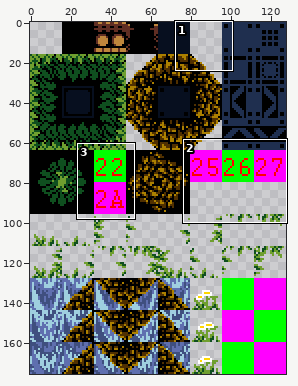
Edited in one commit: sprite sheet (img/ts_forest.png). The picture above shows the old version from afar; the outline marks the close-up.
Close-up. The starting point:
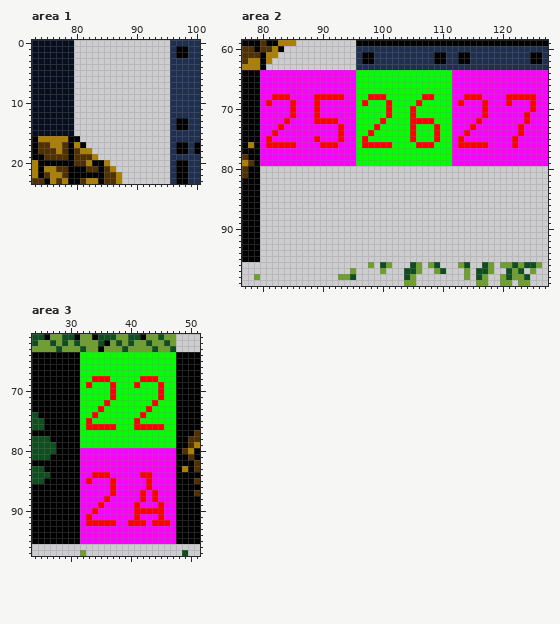
The file is 128x176 pixels. Shown: area 1: x 73..100, y 0..23; area 2: x 77..127, y 59..99; area 3: x 24..51, y 61..97.
New version:
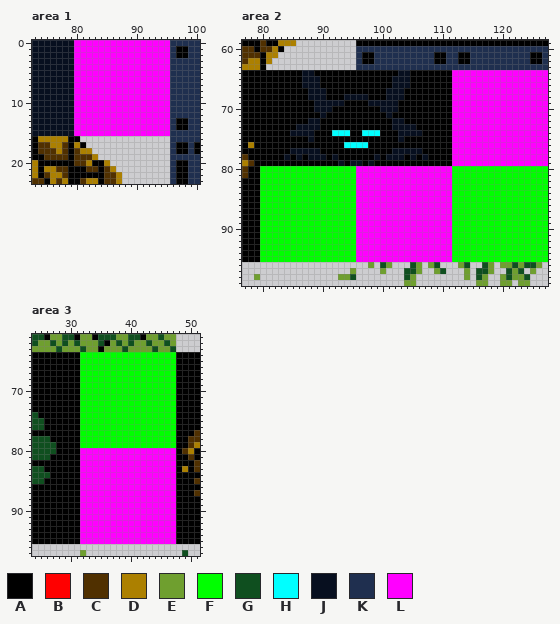
Palette (. is transparent): A #000000  B #ff0000  C #503000  D #ac8000  E #6f9f2f  F #00ff00  G #0f4f1f  H #00ffff  J #070f1f  K #1f2f4f  L #ff00ff
The exact change:
Changed rows in their new state; - is an unchanged pixel.
Area 1:
first column x 80:
 0 LLLLLLLLLLLLLLLL
 1 LLLLLLLLLLLLLLLL
 2 LLLLLLLLLLLLLLLL
 3 LLLLLLLLLLLLLLLL
 4 LLLLLLLLLLLLLLLL
 5 LLLLLLLLLLLLLLLL
 6 LLLLLLLLLLLLLLLL
 7 LLLLLLLLLLLLLLLL
 8 LLLLLLLLLLLLLLLL
 9 LLLLLLLLLLLLLLLL
10 LLLLLLLLLLLLLLLL
11 LLLLLLLLLLLLLLLL
12 LLLLLLLLLLLLLLLL
13 LLLLLLLLLLLLLLLL
14 LLLLLLLLLLLLLLLL
15 LLLLLLLLLLLLLLLL
Area 2:
first column x 80:
 64 AAAAAAAJJAAAAAAAAAAAAAAJJAAAAAAA----------------
 65 AAAAAAAJJJAAAAAAAAAAAAJJJAAAAAAA----------------
 66 AAAAAAAJJJAAAAAAAAAAAAJJJAAAAAAA----------------
 67 AAAAAAAAJJJAAAAAAAAAAJJJAAAAAAAA----------------
 68 AAAAAAAAJJJAAAJJJJAAAJJJAAAAAAAA--LLL----LLLLL--
 69 AAAAAAAAAJJJJJAAAAJJJJJAAAAAAAAA-L---L---L---L--
 70 AAAAAAAAAJJJAAAAAAAAJJJAAAAAAAAA-----L-------L--
 71 AAAAAAAAAAJAAAAAAAAAAJAAAAAAAAAA-----L------L---
 72 AAAAAAAAJJAAAAAAAAAAAAJJAAAAAAAA----L-------L---
 73 AAAAAAJJJJAAAAAAAAAAAAJJJJAAAAAA---L-------L----
 74 AAAAAJJJJAAAHHHAAHHHAAAJJJJAAAAA--L--------L----
 75 AAAAAAAAJAAAAAAAAAAAAAAJAAAAAAAA-L--------L-----
 76 AAAAAAAAAAAAAAHHHHAAAAAAAAAAAAAA-LLLLL----L-----
 77 AAAAAJJJJJAAAAAAAAAAAAJJJJJAAAAA----------------
 78 AAAAJAJAJJJAJAAAAAAJAJJJAJAJAAAA----------------
 79 AAAAAAAAAAAAAJAJJAJAAAAAAAAAAAAA----------------
 80 FFFFFFFFFFFFFFFFLLLLLLLLLLLLLLLLFFFFFFFFFFFFFFFF
 81 FFFFFFFFFFFFFFFFLLLLLLLLLLLLLLLLFFFFFFFFFFFFFFFF
 82 FFFFFFFFFFFFFFFFLLLLLLLLLLLLLLLLFFFFFFFFFFFFFFFF
 83 FFFFFFFFFFFFFFFFLLLLLLLLLLLLLLLLFFFFFFFFFFFFFFFF
 84 FFFFFFFFFFFFFFFFLLLLLLLLLLLLLLLLFFFFFFFFFFFFFFFF
 85 FFFFFFFFFFFFFFFFLLLLLLLLLLLLLLLLFFFFFFFFFFFFFFFF
 86 FFFFFFFFFFFFFFFFLLLLLLLLLLLLLLLLFFFFFFFFFFFFFFFF
 87 FFFFFFFFFFFFFFFFLLLLLLLLLLLLLLLLFFFFFFFFFFFFFFFF
 88 FFFFFFFFFFFFFFFFLLLLLLLLLLLLLLLLFFFFFFFFFFFFFFFF
 89 FFFFFFFFFFFFFFFFLLLLLLLLLLLLLLLLFFFFFFFFFFFFFFFF
 90 FFFFFFFFFFFFFFFFLLLLLLLLLLLLLLLLFFFFFFFFFFFFFFFF
 91 FFFFFFFFFFFFFFFFLLLLLLLLLLLLLLLLFFFFFFFFFFFFFFFF
 92 FFFFFFFFFFFFFFFFLLLLLLLLLLLLLLLLFFFFFFFFFFFFFFFF
 93 FFFFFFFFFFFFFFFFLLLLLLLLLLLLLLLLFFFFFFFFFFFFFFFF
 94 FFFFFFFFFFFFFFFFLLLLLLLLLLLLLLLLFFFFFFFFFFFFFFFF
 95 FFFFFFFFFFFFFFFFLLLLLLLLLLLLLLLLFFFFFFFFFFFFFFFF
Area 3:
first column x 33:
68 -FFF-----FFF-
69 F---F---F---F
70 ----F-------F
71 ----F-------F
72 ---F-------F-
73 --F-------F--
74 -F-------F---
75 F-------F----
76 FFFFF---FFFFF
first column x 33:
84 -LLL-----LL---
85 L---L-----L---
86 ----L-----L---
87 ----L----L-L--
88 ---L-----L-L--
89 --L-----L---L-
90 -L------LLLLL-
91 L-------L---L-
92 LLLLL--LLL-LLL
